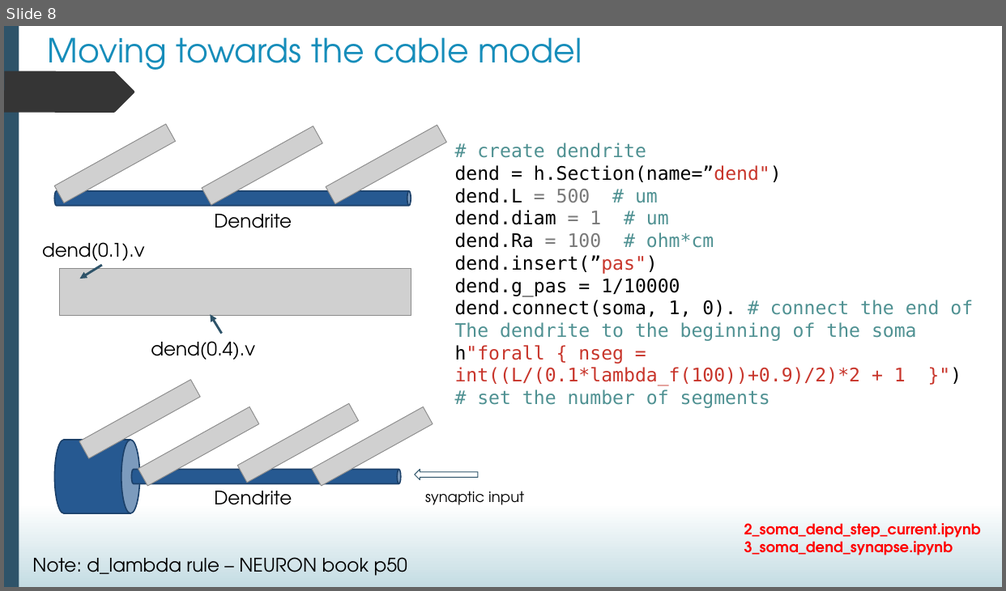
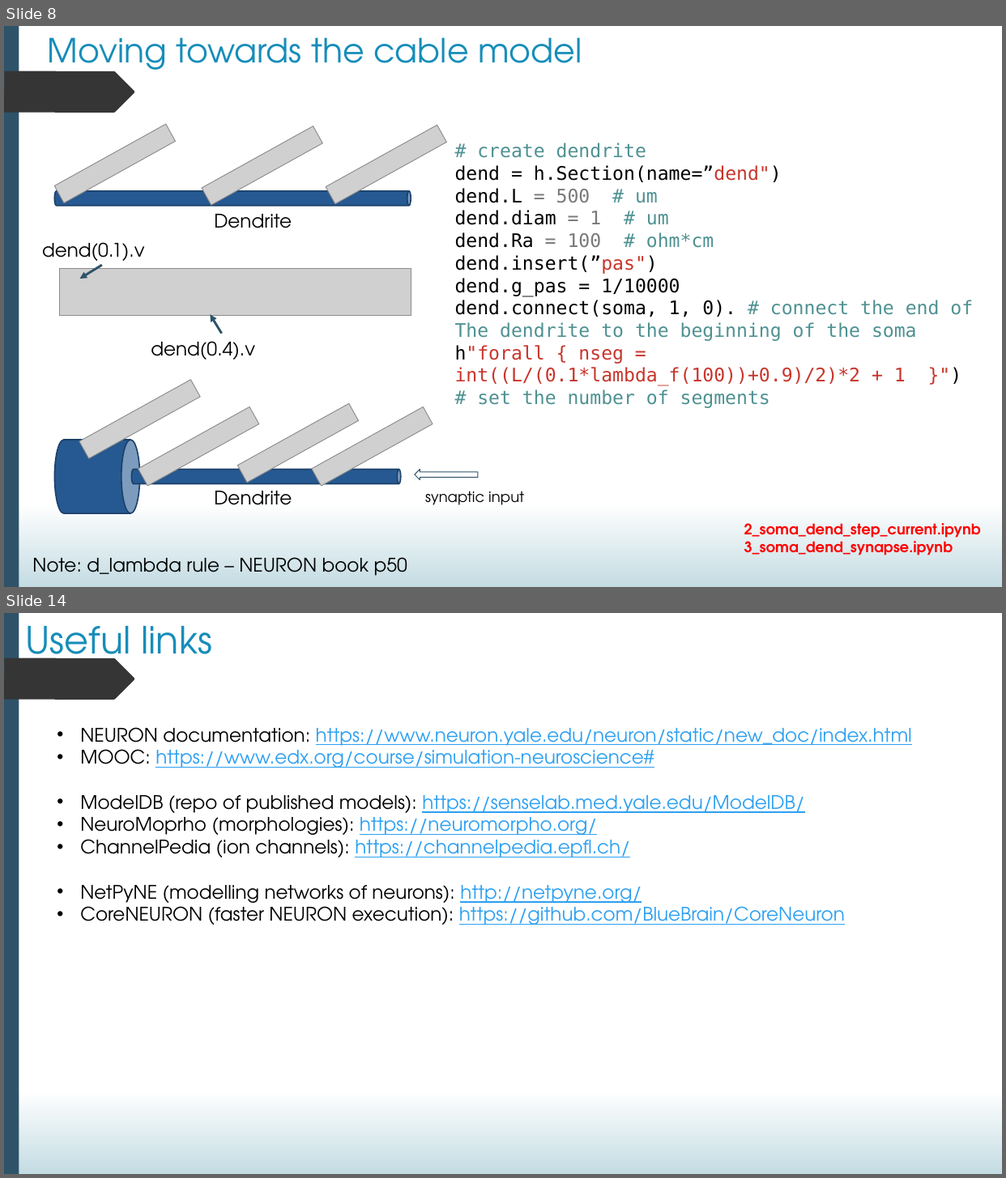
Before and after one commit to darshanmandge/EITN_fall_school_2023, a slide deck: NEURON_tutorial.pptx. Shown one above the other, each under a label of ours: slide 8 before the commit, slides 8 and 14 after it; the slides between them are not shown. The pictures are 1006x591 and 1006x1178 pixels, drawn with LibreOffice and Linux fonts; fonts in the diff are those of the drawing; grey boxes stand for pictures. Boxes give left, top, right and bottom in pixels: in the first picture for what was removed or moved away, otherwise in the second. Text is boxed around its words. In the diff, an @@ line names an element or a change of style, - is before the commit and + after.

```diff
--- a/NEURON_tutorial.pptx
+++ b/NEURON_tutorial.pptx
@@ slide 14 added at box(4, 613, 1002, 1174), background gradient #FFFFFF to #C4DCE3; not listed: 2 template elements that a slide beside it also shows @@
@@ title added at box(26, 626, 212, 671), 36 pt, text #168DBA @@
+Useful links
@@ text added at box(80, 727, 912, 925), 18 pt, text #2DA0F1, underline @@
+• NEURON documentation: https://www.neuron.yale.edu/neuron/static/new_doc/index.html
+• MOOC: https://www.edx.org/course/simulation-neuroscience#
+• ModelDB (repo of published models): https://senselab.med.yale.edu/ModelDB/
+• NeuroMoprho (morphologies): https://neuromorpho.org/
+• ChannelPedia (ion channels): https://channelpedia.epfl.ch/
+• NetPyNE (modelling networks of neurons): http://netpyne.org/
+• CoreNEURON (faster NEURON execution): https://github.com/BlueBrain/CoreNeuron
```
Also in this commit, not shown: 4 slides changed, 1 other slide added, 1 other file.
